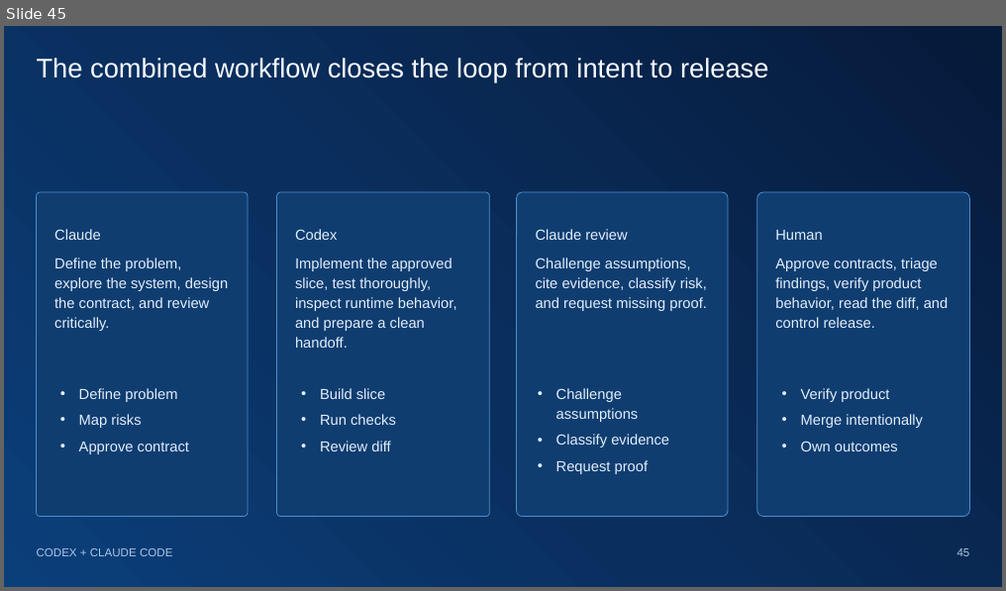
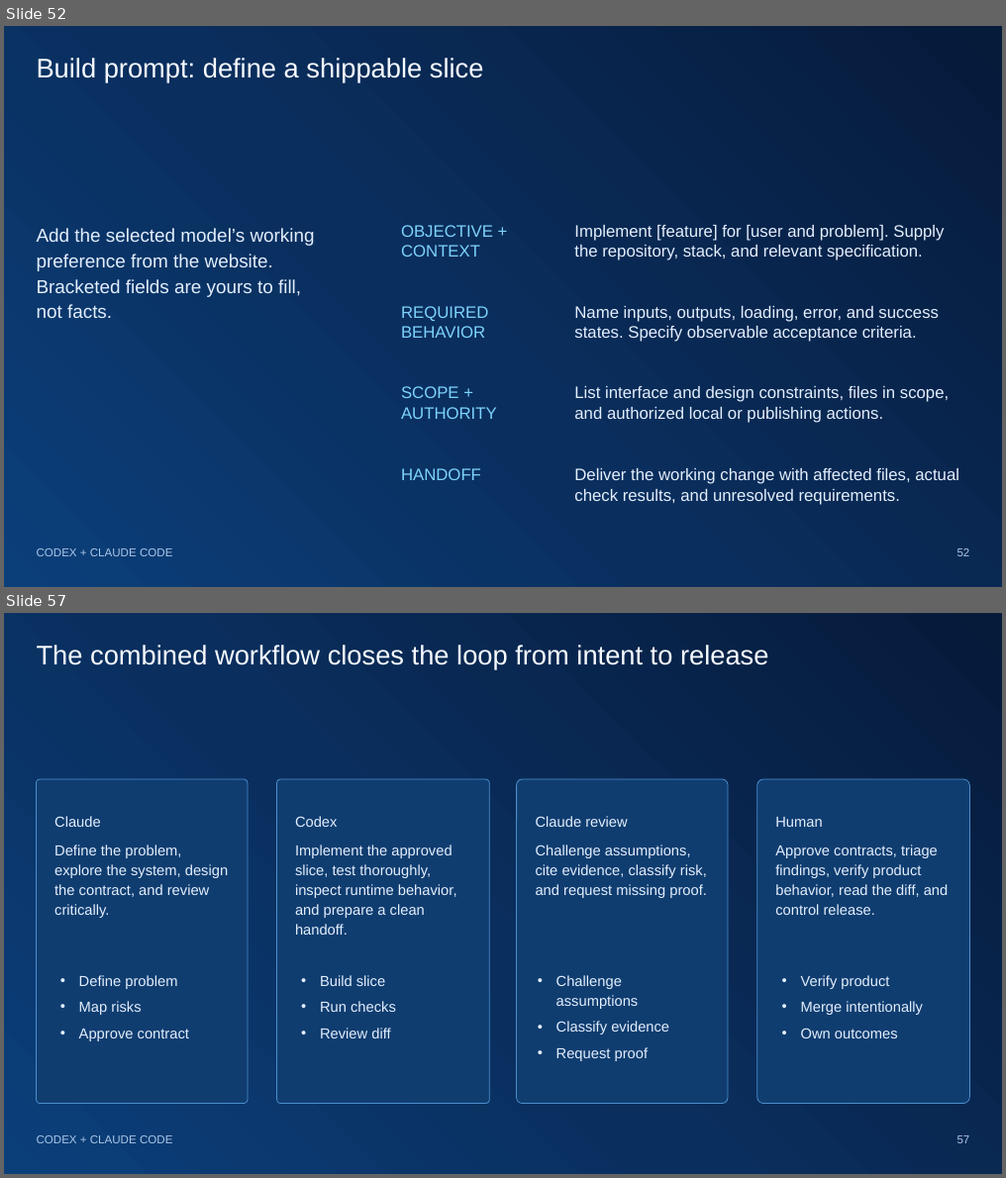
Before and after one commit to yonimillipro/codex-claude-senior-programmer-guide, a slide deck: presentation/Codex-and-Claude-Senior-Programmer-Guide-Updated-2026-10.pptx. Shown one above the other, each under a label of ours: slide 45 before the commit, slides 52 and 57 after it; the slides between them are not shown. The pictures are 1006x591 and 1006x1178 pixels, drawn with LibreOffice and Linux fonts; fonts in the diff are those of the drawing. Boxes give left, top, right and bottom in pixels: in the first picture for what was removed or moved away, otherwise in the second. Text is boxed around its words. In the diff, an @@ line names an element or a change of style, - is before the commit and + after.

Commit message:
Publish Version 2 model mastery and matching PowerPoint

```diff
--- a/presentation/Codex-and-Claude-Senior-Programmer-Guide-Updated-2026-10.pptx
+++ b/presentation/Codex-and-Claude-Senior-Programmer-Guide-Updated-2026-10.pptx
@@ slide 52 added at box(4, 26, 1002, 587), background gradient #061A3A to #0A2E5D to #0B3F7A @@
@@ title added at box(37, 58, 484, 81), 26 pt, text #F6FAFF @@
+Build prompt: define a shippable slice
@@ text added at box(37, 228, 315, 318), 18 pt, text #E2EEFC @@
+Add the selected model’s working preference from the website. Bracketed fields are yours to fill, not facts.
@@ text added at box(401, 225, 493, 257), 16 pt, text #7DD3FC @@
+OBJECTIVE + CONTEXT
@@ text added at box(574, 225, 944, 261), 16 pt, text #E2EEFC @@
+Implement [feature] for [user and problem]. Supply the repository, stack, and relevant specification.
@@ text added at box(401, 306, 488, 338), 16 pt, text #7DD3FC @@
+REQUIRED BEHAVIOR
@@ text added at box(574, 306, 939, 342), 16 pt, text #E2EEFC @@
+Name inputs, outputs, loading, error, and success states. Specify observable acceptance criteria.
@@ text added at box(401, 386, 497, 419), 16 pt, text #7DD3FC @@
+SCOPE + AUTHORITY
@@ text added at box(574, 386, 948, 423), 16 pt, text #E2EEFC @@
+List interface and design constraints, files in scope, and authorized local or publishing actions.
@@ text added at box(401, 469, 481, 480), 16 pt, text #7DD3FC @@
+HANDOFF
@@ text added at box(574, 469, 959, 505), 16 pt, text #E2EEFC @@
+Deliver the working change with affected files, actual check results, and unresolved requirements.
@@ text added at box(37, 549, 172, 557), 11 pt, text #A9C7E8 @@
+CODEX + CLAUDE CODE
@@ page number added at box(957, 549, 970, 557), 11 pt, text #A9C7E8 @@
+52
@@ what was slide 45 is now slide 57 @@
@@ page number at box(957, 1136, 970, 1144): text changed @@
-45
+57
```
Also in this commit, not shown: 3 slides changed, 11 other slides added, 5 other files.
